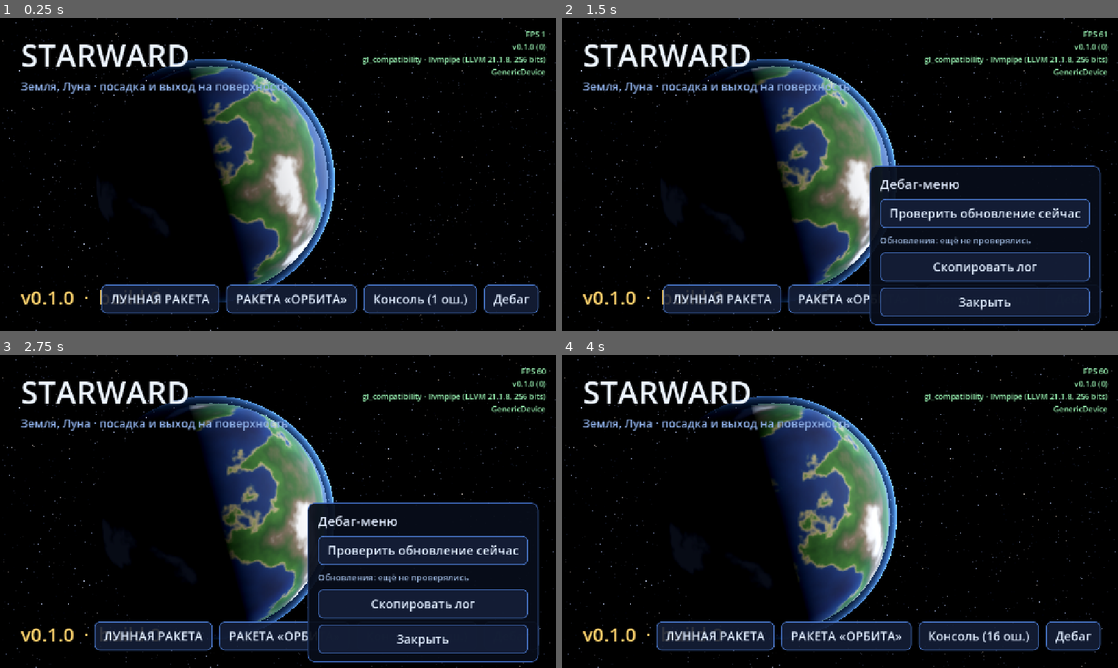
Above: before the commit, frames 1-4 (two rows, left to right).
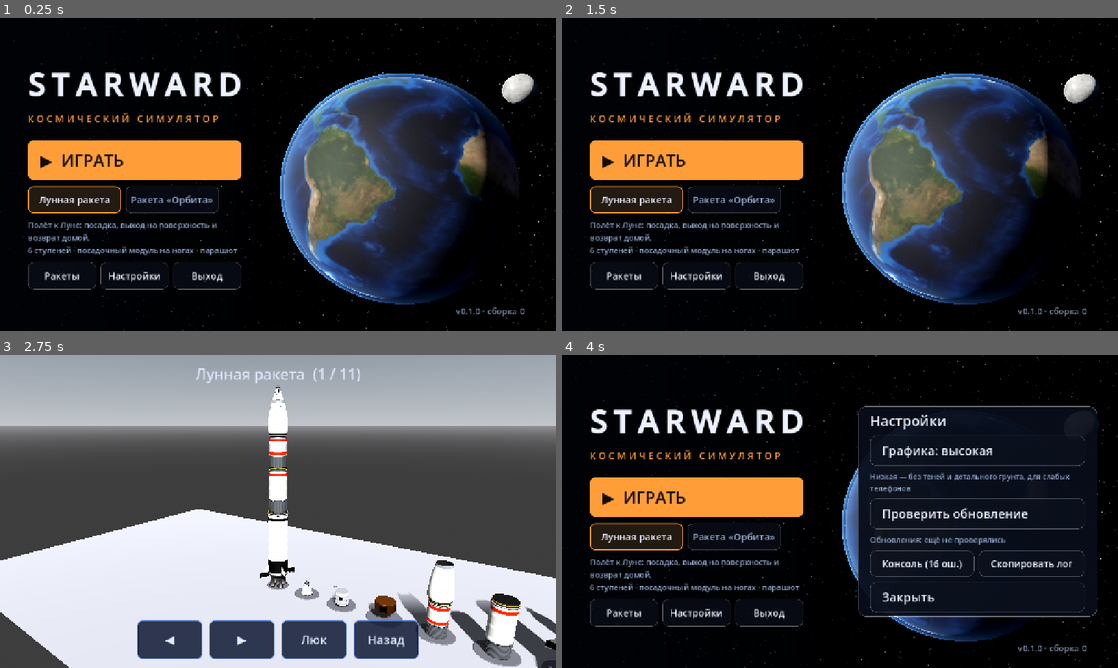
Above: after the commit, the same moments.

Repository: BuninSil/Starward
Game: Godot game, scene res://scenes/boot.tscn
Two runs of this game, one before a commit and one after it. Both use one fixed random seed, a clock stepped at 60 frames per second and the inputs below.
Inputs (mouse positions are in pixels of both pictures, inside the frame that each line leads up to):
- Up to frame 1 (0.25 s): no input
- Up to frame 2 (1.5 s): click (634, 199) at 0.5 s, where only the run after the commit has a clickable "Лунная ракета"; click (1073, 299) at 1.25 s, where only the run before the commit has a clickable "Дебаг"
- Up to frame 3 (2.75 s): click (61, 611) at 2 s, where only the run after the commit has a clickable "Ракеты"
- Up to frame 4 (4 s): click (945, 639) at 2.75 s, where only the run after the commit has a clickable "Назад"; click (695, 611) at 3.5 s, where only the run after the commit has a clickable "Настройки"

The runs differ from the first frame. In frame 1, 48% of the frame differs, in the area x 0-100%, y 0-100%; in frame 2, 48%; in frame 3, 99%; in frame 4, 53%.

Commit message:
Main menu redesign: real Earth and Moon backdrop, big Play button, rocket cards with descriptions, rockets/settings/quit row, settings panel (graphics, updates, console), update pill, quiet version
Co-Authored-By: Claude Opus 5.5 <noreply@anthropic.com>
Claude-Session: https://claude.ai/code/session_0113FrLWJiVSs1Ympzkh3Jgi

Diff:
--- a/scripts/flight/flight_hud.gd
+++ b/scripts/flight/flight_hud.gd
@@ -421,6 +421,7 @@
 	grid.add_child(gfx_btn)
 	grid.add_child(_button("Время ×1000", func() -> void: flight.set_warp(flight.WARPS.find(1000))))
 	grid.add_child(_button("Витрина деталей", func() -> void:
+		preload("res://scripts/flight/parts_showcase.gd").return_scene = "res://scenes/flight.tscn"
 		get_tree().change_scene_to_file("res://scenes/parts_showcase.tscn")))
 	grid.add_child(_button("Консоль", func() -> void: _console.visible = not _console.visible))
 	grid.add_child(_button("Скопировать лог", Log.copy_to_clipboard))
--- a/scripts/flight/parts_showcase.gd
+++ b/scripts/flight/parts_showcase.gd
@@ -16,6 +16,7 @@
 var _label: Label
 var _views: Array = []
 var _drag := false
+static var return_scene := "res://scenes/flight.tscn"   ## where «Назад» goes
 var _root_body: CelestialBody
 
 
@@ -145,7 +146,7 @@
 
 
 func _back() -> void:
-	get_tree().change_scene_to_file("res://scenes/flight.tscn")
+	get_tree().change_scene_to_file(return_scene)
 
 
 func _notification(what: int) -> void:
--- a/scripts/ui/boot.gd
+++ b/scripts/ui/boot.gd
@@ -1,28 +1,52 @@
 extends Node3D
-## Boot / title screen for stage 1: shows build version, a rotating placeholder
-## planet (proves the 3D renderer works on the device) and debug tools.
+## Title screen / main menu: the real Earth (NASA Blue Marble) with the Moon on
+## the right, the menu on the dark side on the left. Play, rocket choice,
+## rocket showcase, settings (graphics, updates, console, log), quit.
 
 const ConsoleScript := preload("res://scripts/ui/debug_console.gd")
 const UpdateDialogScript := preload("res://scripts/ui/update_dialog.gd")
+const ShowcaseScript := preload("res://scripts/flight/parts_showcase.gd")
+
+const ACCENT := Color(1.0, 0.62, 0.22)
+const TEXT := Color(0.93, 0.95, 1.0)
+const DIM := Color(0.58, 0.66, 0.8)
+
+## Menu cards for the prebuilt rockets.
+const ROCKETS := [
+	{"id": "moon", "name": "Лунная ракета", "info": "Полёт к Луне: посадка, выход на поверхность и возврат домой.\n6 ступеней · посадочный модуль на ногах · парашют"},
+	{"id": "orbit", "name": "Ракета «Орбита»", "info": "Лёгкая ракета для первых полётов: взлёт, орбита Земли, спуск на парашюте.\n3 ступени · капсула с парашютом"},
+]
 
 @onready var _planet: Node3D = $Planet
 @onready var _sun: DirectionalLight3D = $Sun
 @onready var _atmosphere: MeshInstance3D = $Atmosphere
+@onready var _camera: Camera3D = $Camera3D
 
 var _ui: Control
-var _overlay: Label
+var _moon: MeshInstance3D
 var _console: PanelContainer
-var _debug_menu: PanelContainer
+var _settings: Control
 var _console_button: Button
 var _update_dialog: UpdateDialogScript
 var _update_status: Label
-var _overlay_timer := 0.0
+var _gfx_button: Button
+var _rocket_cards: Array[Button] = []
+var _rocket_info: Label
+var _update_banner: Button
+var _t := 0.0
 
 
 func _notification(what: int) -> void:
-	# Android "back" on the title screen quits (quit_on_go_back is off globally).
+	# Android "back": close the open panel, quit from the menu itself.
 	if what == NOTIFICATION_WM_GO_BACK_REQUEST:
-		get_tree().quit()
+		if _console and _console.visible:
+			_console.hide()
+		elif _settings and _settings.visible:
+			_settings.hide()
+		elif _update_dialog and _update_dialog.visible:
+			_update_dialog.hide()
+		else:
+			get_tree().quit()
 
 
 func _ready() -> void:
@@ -33,30 +57,31 @@
 		RenderingServer.get_current_rendering_method(),
 		OS.get_model_name(),
 	])
-	var mat := (_atmosphere.mesh as SphereMesh).material as ShaderMaterial
-	mat.set_shader_parameter("sun_dir_world", _sun.global_transform.basis.z)
+	_setup_scene()
 	_build_ui()
 	Log.line_added.connect(func(_l: String, _lv: int) -> void: _update_console_button())
 	Updater.update_available.connect(func(info: Dictionary) -> void:
 		Updater.offered_tag = str(info.tag)
+		_show_update_banner(info)
 		_update_dialog.show_for(info))
 	Updater.check_finished.connect(func(_has: bool, msg: String) -> void: _update_status.text = msg)
 	Updater.check_on_startup()
 	# Back from a flight: the check already ran, show what it found.
 	var info: Dictionary = Updater.latest
 	if not info.is_empty() and int(info.version_code) > Updater.current_version_code() \
-			and str(info.apk_url) != "" and not Updater.is_downloading \
-			and Updater.offered_tag != str(info.tag):
-		Updater.offered_tag = str(info.tag)
-		_update_dialog.show_for(info)
+			and str(info.apk_url) != "":
+		_show_update_banner(info)
+		if Updater.offered_tag != str(info.tag) and not Updater.is_downloading:
+			Updater.offered_tag = str(info.tag)
+			_update_dialog.show_for(info)
 
 
 func _process(delta: float) -> void:
-	_planet.rotate_object_local(Vector3.UP, delta * 0.08)
-	_overlay_timer -= delta
-	if _overlay_timer <= 0.0:
-		_overlay_timer = 0.25
-		_update_overlay()
+	_t += delta
+	_planet.rotate_object_local(Vector3.UP, delta * 0.03)
+	_moon.rotate_object_local(Vector3.UP, delta * 0.02)
+	# Slow drift of the camera so the picture is alive.
+	_camera.position = Vector3(-1.05 + sin(_t * 0.07) * 0.04, 0.12 + sin(_t * 0.05) * 0.03, 3.3)
 
 
 func _version_name() -> String:
@@ -67,7 +92,91 @@
 	return int(ProjectSettings.get_setting("starward/build/version_code", 0))
 
 
-# --- UI -----------------------------------------------------------------------
+# --- 3D backdrop ----------------------------------------------------------------
+
+func _setup_scene() -> void:
+	var earth := StandardMaterial3D.new()
+	earth.albedo_texture = load("res://assets/planets/earth_color.jpg")
+	earth.normal_enabled = true
+	earth.normal_texture = load("res://assets/planets/earth_normal.png")
+	earth.normal_scale = 0.6
+	earth.roughness = 0.75
+	var surface := _planet.get_node("Surface") as MeshInstance3D
+	surface.material_override = earth
+	_planet.transform = Transform3D(Basis(Vector3(0, 0, 1), deg_to_rad(-23.4)), Vector3.ZERO)
+	_planet.rotate_object_local(Vector3.UP, deg_to_rad(200.0))
+
+	_moon = MeshInstance3D.new()
+	var mm := SphereMesh.new()
+	mm.radius = 0.27
+	mm.height = 0.54
+	mm.radial_segments = 64
+	mm.rings = 32
+	_moon.mesh = mm
+	var mmat := StandardMaterial3D.new()
+	mmat.albedo_texture = load("res://assets/planets/moon_color.jpg")
+	mmat.normal_enabled = true
+	mmat.normal_texture = load("res://assets/planets/moon_normal.png")
+	mmat.roughness = 1.0
+	_moon.material_override = mmat
+	_moon.position = Vector3(3.4, 1.7, -3.2)
+	add_child(_moon)
+
+	# Sun from the upper left front: day side towards the viewer, terminator on the right.
+	_sun.light_energy = 1.9
+	_sun.look_at_from_position(Vector3.ZERO, Vector3(1.0, -0.3, -0.35), Vector3.UP)
+	var am := _atmosphere.mesh as SphereMesh
+	am.radius = 1.03
+	am.height = 2.06
+	var atmo := (_atmosphere.mesh as SphereMesh).material as ShaderMaterial
+	atmo.set_shader_parameter("sun_dir_world", _sun.global_transform.basis.z)
+	_camera.fov = 48.0
+	# A hint of earthshine/starlight so the night side still reads as a disc.
+	var env := ($WorldEnvironment as WorldEnvironment).environment
+	env.ambient_light_color = Color(0.1, 0.12, 0.18)
+
+
+# --- UI -------------------------------------------------------------------------
+
+func _style(bg: Color, border: Color, border_w := 0, radius := 14) -> StyleBoxFlat:
+	var sb := StyleBoxFlat.new()
+	sb.bg_color = bg
+	sb.border_color = border
+	sb.set_border_width_all(border_w)
+	sb.set_corner_radius_all(radius)
+	sb.content_margin_left = 28
+	sb.content_margin_right = 28
+	sb.content_margin_top = 10
+	sb.content_margin_bottom = 10
+	return sb
+
+
+## Large left-aligned menu entry. `primary` = the orange «Играть».
+func _menu_button(text: String, cb: Callable, primary := false) -> Button:
+	var b := Button.new()
+	b.text = text
+	b.focus_mode = Control.FOCUS_NONE
+	b.alignment = HORIZONTAL_ALIGNMENT_LEFT
+	b.custom_minimum_size = Vector2(440, 92 if primary else 70)
+	b.add_theme_font_size_override("font_size", 38 if primary else 28)
+	if primary:
+		b.add_theme_stylebox_override("normal", _style(ACCENT, ACCENT.lightened(0.3), 0))
+		b.add_theme_stylebox_override("hover", _style(ACCENT.lightened(0.1), ACCENT.lightened(0.3), 0))
+		b.add_theme_stylebox_override("pressed", _style(ACCENT.darkened(0.2), ACCENT, 0))
+		for k in ["font_color", "font_hover_color", "font_pressed_color"]:
+			b.add_theme_color_override(k, Color(0.08, 0.05, 0.02))
+	else:
+		var n := _style(Color(0.05, 0.07, 0.12, 0.55), Color(1, 1, 1, 0.1), 1)
+		var p := _style(Color(0.12, 0.16, 0.26, 0.85), ACCENT, 2)
+		b.add_theme_stylebox_override("normal", n)
+		b.add_theme_stylebox_override("hover", n)
+		b.add_theme_stylebox_override("pressed", p)
+		b.add_theme_color_override("font_color", TEXT)
+		b.add_theme_color_override("font_hover_color", TEXT)
+		b.add_theme_color_override("font_pressed_color", ACCENT)
+	b.pressed.connect(cb)
+	return b
+
 
 func _build_ui() -> void:
 	var layer := CanvasLayer.new()
@@ -77,71 +186,141 @@
 	_ui.mouse_filter = Control.MOUSE_FILTER_IGNORE
 	layer.add_child(_ui)
 
-	# Title, top-left.
-	var title_box := VBoxContainer.new()
-	title_box.position = Vector2(48, 36)
-	_ui.add_child(title_box)
+	# Darkening gradient on the left so the menu reads over any backdrop.
+	var shade := TextureRect.new()
+	var g := Gradient.new()
+	g.set_color(0, Color(0, 0.01, 0.03, 0.85))
+	g.set_color(1, Color(0, 0.01, 0.03, 0.0))
+	var gt := GradientTexture2D.new()
+	gt.gradient = g
+	gt.width = 256
+	gt.height = 4
+	shade.texture = gt
+	shade.stretch_mode = TextureRect.STRETCH_SCALE
+	shade.expand_mode = TextureRect.EXPAND_IGNORE_SIZE
+	shade.anchor_bottom = 1.0
+	shade.anchor_right = 0.6
+	shade.mouse_filter = Control.MOUSE_FILTER_IGNORE
+	_ui.add_child(shade)
+
+	var col := VBoxContainer.new()
+	col.add_theme_constant_override("separation", 14)
+	col.anchor_bottom = 1.0
+	col.offset_left = 64
+	col.offset_top = 40
+	col.offset_bottom = -32
+	col.alignment = BoxContainer.ALIGNMENT_CENTER
+	_ui.add_child(col)
+
 	var title := Label.new()
 	title.text = str(ProjectSettings.get_setting("application/config/name")).to_upper()
+	var fv := FontVariation.new()
+	fv.base_font = ThemeDB.fallback_font
+	fv.spacing_glyph = 14
+	fv.variation_embolden = 0.6
+	title.add_theme_font_override("font", fv)
 	title.add_theme_font_size_override("font_size", 72)
-	title.add_theme_color_override("font_color", Color(0.93, 0.96, 1.0))
-	title.add_theme_constant_override("outline_size", 0)
-	title_box.add_child(title)
-	var subtitle := Label.new()
-	subtitle.text = "Земля, Луна · посадка и выход на поверхность"
-	subtitle.add_theme_font_size_override("font_size", 26)
-	subtitle.add_theme_color_override("font_color", Color(0.55, 0.68, 0.9))
-	title_box.add_child(subtitle)
-
-	# Version, bottom-left, large: the main thing to check after install.
+	title.add_theme_color_override("font_color", TEXT)
+	col.add_child(title)
+	var tag := Label.new()
+	tag.text = "КОСМИЧЕСКИЙ СИМУЛЯТОР"
+	var tv := FontVariation.new()
+	tv.base_font = ThemeDB.fallback_font
+	tv.spacing_glyph = 6
+	tag.add_theme_font_override("font", tv)
+	tag.add_theme_font_size_override("font_size", 22)
+	tag.add_theme_color_override("font_color", ACCENT)
+	col.add_child(tag)
+	var gap := Control.new()
+	gap.custom_minimum_size = Vector2(0, 6)
+	col.add_child(gap)
+
+	col.add_child(_menu_button("▶  ИГРАТЬ", _play, true))
+
+	# Rocket choice: two cards side by side, the selected one outlined.
+	var cards := HBoxContainer.new()
+	cards.add_theme_constant_override("separation", 10)
+	col.add_child(cards)
+	for r in ROCKETS:
+		var c := Button.new()
+		c.text = r.name
+		c.toggle_mode = true
+		c.focus_mode = Control.FOCUS_NONE
+		c.custom_minimum_size = Vector2(215, 62)
+		c.add_theme_font_size_override("font_size", 22)
+		var n := _style(Color(0.05, 0.07, 0.12, 0.55), Color(1, 1, 1, 0.1), 1, 12)
+		n.content_margin_left = 12
+		n.content_margin_right = 12
+		var sel := _style(Color(0.16, 0.12, 0.08, 0.85), ACCENT, 2, 12)
+		sel.content_margin_left = 12
+		sel.content_margin_right = 12
+		c.add_theme_stylebox_override("normal", n)
+		c.add_theme_stylebox_override("hover", n)
+		c.add_theme_stylebox_override("pressed", sel)
+		c.add_theme_stylebox_override("hover_pressed", sel)
+		c.add_theme_color_override("font_color", DIM)
+		c.add_theme_color_override("font_hover_color", DIM)
+		c.add_theme_color_override("font_pressed_color", TEXT)
+		c.add_theme_color_override("font_hover_pressed_color", TEXT)
+		var id: String = r.id
+		c.pressed.connect(func() -> void: _select_rocket(id))
+		cards.add_child(c)
+		_rocket_cards.append(c)
+	_rocket_info = Label.new()
+	_rocket_info.custom_minimum_size = Vector2(440, 0)
+	_rocket_info.autowrap_mode = TextServer.AUTOWRAP_WORD_SMART
+	_rocket_info.add_theme_font_size_override("font_size", 18)
+	_rocket_info.add_theme_color_override("font_color", DIM)
+	col.add_child(_rocket_info)
+	_select_rocket(Vessel.design)
+
+	# Secondary entries in one row.
+	var row := HBoxContainer.new()
+	row.add_theme_constant_override("separation", 10)
+	col.add_child(row)
+	for e in [["Ракеты", func() -> void:
+				ShowcaseScript.return_scene = "res://scenes/boot.tscn"
+				get_tree().change_scene_to_file("res://scenes/parts_showcase.tscn")],
+			["Настройки", func() -> void: _settings.visible = not _settings.visible],
+			["Выход", func() -> void: get_tree().quit()]]:
+		var b := _menu_button(e[0], e[1])
+		b.alignment = HORIZONTAL_ALIGNMENT_CENTER
+		b.custom_minimum_size = Vector2(140, 64)
+		b.size_flags_horizontal = Control.SIZE_EXPAND_FILL
+		b.add_theme_font_size_override("font_size", 22)
+		var st := b.get_theme_stylebox("normal") as StyleBoxFlat
+		st.content_margin_left = 8
+		st.content_margin_right = 8
+		row.add_child(b)
+
+	# Version, bottom-right, quiet.
 	var version := Label.new()
-	version.text = "v%s  ·  build %d" % [_version_name(), _version_code()]
-	version.add_theme_font_size_override("font_size", 44)
-	version.add_theme_color_override("font_color", Color(1.0, 0.83, 0.43))
-	version.set_anchors_and_offsets_preset(Control.PRESET_BOTTOM_LEFT, Control.PRESET_MODE_MINSIZE, 48)
+	version.text = "v%s · сборка %d" % [_version_name(), _version_code()]
+	version.add_theme_font_size_override("font_size", 20)
+	version.add_theme_color_override("font_color", Color(0.6, 0.66, 0.78, 0.8))
+	version.set_anchors_and_offsets_preset(Control.PRESET_BOTTOM_RIGHT, Control.PRESET_MODE_MINSIZE, 24)
+	version.grow_horizontal = Control.GROW_DIRECTION_BEGIN
 	version.grow_vertical = Control.GROW_DIRECTION_BEGIN
 	_ui.add_child(version)
 
-	# Debug overlay, top-right.
-	_overlay = Label.new()
-	_overlay.horizontal_alignment = HORIZONTAL_ALIGNMENT_RIGHT
-	_overlay.add_theme_font_size_override("font_size", 18)
-	_overlay.add_theme_color_override("font_color", Color(0.6, 0.95, 0.7))
-	_overlay.set_anchors_and_offsets_preset(Control.PRESET_TOP_RIGHT, Control.PRESET_MODE_MINSIZE, 24)
-	_overlay.grow_horizontal = Control.GROW_DIRECTION_BEGIN
-	_ui.add_child(_overlay)
-
-	# Buttons, bottom-right.
-	var buttons := HBoxContainer.new()
-	buttons.add_theme_constant_override("separation", 16)
-	buttons.set_anchors_and_offsets_preset(Control.PRESET_BOTTOM_RIGHT, Control.PRESET_MODE_MINSIZE, 40)
-	buttons.grow_horizontal = Control.GROW_DIRECTION_BEGIN
-	buttons.grow_vertical = Control.GROW_DIRECTION_BEGIN
-	_ui.add_child(buttons)
-
-	# One launch button per prebuilt rocket.
-	for id in ["moon", "orbit"]:
-		var fly := Button.new()
-		fly.text = Vessel.DESIGNS[id].to_upper()
-		fly.custom_minimum_size = Vector2(220, 0)
-		fly.pressed.connect(func() -> void:
-			Vessel.design = id
-			get_tree().change_scene_to_file("res://scenes/flight.tscn"))
-		buttons.add_child(fly)
-
-	_console_button = Button.new()
-	_console_button.pressed.connect(func() -> void: _console.visible = not _console.visible)
-	buttons.add_child(_console_button)
-	_update_console_button()
-
-	var debug_button := Button.new()
-	debug_button.text = "Дебаг"
-	debug_button.pressed.connect(func() -> void: _debug_menu.visible = not _debug_menu.visible)
-	buttons.add_child(debug_button)
-
-	_debug_menu = _build_debug_menu()
-	_debug_menu.hide()
-	_ui.add_child(_debug_menu)
+	# "Update available" pill, top-right (hidden until a newer release is known).
+	_update_banner = Button.new()
+	_update_banner.focus_mode = Control.FOCUS_NONE
+	_update_banner.add_theme_font_size_override("font_size", 22)
+	_update_banner.add_theme_stylebox_override("normal", _style(Color(0.1, 0.35, 0.2, 0.9), Color(0.5, 1, 0.6), 2, 30))
+	_update_banner.add_theme_stylebox_override("hover", _style(Color(0.1, 0.35, 0.2, 0.9), Color(0.5, 1, 0.6), 2, 30))
+	_update_banner.add_theme_stylebox_override("pressed", _style(Color(0.15, 0.45, 0.25, 0.95), Color(0.5, 1, 0.6), 2, 30))
+	_update_banner.set_anchors_and_offsets_preset(Control.PRESET_TOP_RIGHT, Control.PRESET_MODE_MINSIZE, 24)
+	_update_banner.grow_horizontal = Control.GROW_DIRECTION_BEGIN
+	_update_banner.hide()
+	_update_banner.pressed.connect(func() -> void:
+		if not Updater.latest.is_empty():
+			_update_dialog.show_for(Updater.latest))
+	_ui.add_child(_update_banner)
+
+	_settings = _build_settings()
+	_settings.hide()
+	_ui.add_child(_settings)
 
 	_update_dialog = UpdateDialogScript.new()
 	_ui.add_child(_update_dialog)
@@ -151,41 +330,77 @@
 	_ui.add_child(_console)
 
 
-func _build_debug_menu() -> PanelContainer:
+func _select_rocket(id: String) -> void:
+	Vessel.design = id
+	for i in ROCKETS.size():
+		_rocket_cards[i].set_pressed_no_signal(ROCKETS[i].id == id)
+		if ROCKETS[i].id == id:
+			_rocket_info.text = ROCKETS[i].info
+
+
+func _play() -> void:
+	get_tree().change_scene_to_file("res://scenes/flight.tscn")
+
+
+func _show_update_banner(info: Dictionary) -> void:
+	_update_banner.text = "⬇  Доступно обновление %s" % info.get("tag", "")
+	_update_banner.show()
+
+
+func _build_settings() -> Control:
 	var panel := PanelContainer.new()
-	panel.set_anchors_and_offsets_preset(Control.PRESET_CENTER_RIGHT, Control.PRESET_MODE_MINSIZE, 40)
+	panel.add_theme_stylebox_override("panel", _style(Color(0.03, 0.05, 0.1, 0.94), Color(1, 1, 1, 0.12), 1, 18))
+	panel.set_anchors_and_offsets_preset(Control.PRESET_CENTER_RIGHT, Control.PRESET_MODE_MINSIZE, 48)
 	panel.grow_horizontal = Control.GROW_DIRECTION_BEGIN
+	panel.grow_vertical = Control.GROW_DIRECTION_BOTH
 	var box := VBoxContainer.new()
-	box.add_theme_constant_override("separation", 14)
+	box.add_theme_constant_override("separation", 12)
 	panel.add_child(box)
 
-	var header := Label.new()
-	header.text = "Дебаг-меню"
-	header.add_theme_font_size_override("font_size", 30)
-	box.add_child(header)
-
-	var check := Button.new()
-	check.text = "Проверить обновление сейчас"
-	check.pressed.connect(func() -> void:
+	var head := Label.new()
+	head.text = "Настройки"
+	head.add_theme_font_size_override("font_size", 32)
+	head.add_theme_color_override("font_color", TEXT)
+	box.add_child(head)
+
+	_gfx_button = _menu_button("", func() -> void:
+		Graphics.set_quality(Graphics.LOW if Graphics.quality == Graphics.HIGH else Graphics.HIGH)
+		_gfx_button.text = "Графика: " + Graphics.label())
+	_gfx_button.text = "Графика: " + Graphics.label()
+	box.add_child(_gfx_button)
+	var gfx_hint := Label.new()
+	gfx_hint.text = "Низкая — без теней и детального грунта, для слабых телефонов"
+	gfx_hint.custom_minimum_size = Vector2(440, 0)
+	gfx_hint.autowrap_mode = TextServer.AUTOWRAP_WORD_SMART
+	gfx_hint.add_theme_font_size_override("font_size", 17)
+	gfx_hint.add_theme_color_override("font_color", DIM)
+	box.add_child(gfx_hint)
+
+	box.add_child(_menu_button("Проверить обновление", func() -> void:
 		_update_status.text = "Проверяю…"
-		Updater.check_now())
-	box.add_child(check)
-
+		Updater.check_now()))
 	_update_status = Label.new()
 	_update_status.text = "Обновления: ещё не проверялись"
-	_update_status.add_theme_font_size_override("font_size", 20)
-	_update_status.add_theme_color_override("font_color", Color(0.6, 0.7, 0.85))
+	_update_status.custom_minimum_size = Vector2(440, 0)
+	_update_status.autowrap_mode = TextServer.AUTOWRAP_WORD_SMART
+	_update_status.add_theme_font_size_override("font_size", 18)
+	_update_status.add_theme_color_override("font_color", DIM)
 	box.add_child(_update_status)
 
-	var copy := Button.new()
-	copy.text = "Скопировать лог"
-	copy.pressed.connect(Log.copy_to_clipboard)
-	box.add_child(copy)
-
-	var close := Button.new()
-	close.text = "Закрыть"
-	close.pressed.connect(panel.hide)
-	box.add_child(close)
+	var dev := HBoxContainer.new()
+	dev.add_theme_constant_override("separation", 10)
+	box.add_child(dev)
+	_console_button = _menu_button("Консоль", func() -> void: _console.visible = not _console.visible)
+	_console_button.custom_minimum_size = Vector2(215, 60)
+	_console_button.add_theme_font_size_override("font_size", 22)
+	dev.add_child(_console_button)
+	var copy := _menu_button("Скопировать лог", Log.copy_to_clipboard)
+	copy.custom_minimum_size = Vector2(215, 60)
+	copy.add_theme_font_size_override("font_size", 22)
+	dev.add_child(copy)
+	_update_console_button()
+
+	box.add_child(_menu_button("Закрыть", panel.hide))
 	return panel
 
 
@@ -194,13 +409,3 @@
 		return
 	var errors := Log.error_count()
 	_console_button.text = "Консоль" if errors == 0 else "Консоль (%d ош.)" % errors
-
-
-func _update_overlay() -> void:
-	_overlay.text = "FPS %d\nv%s (%d)\n%s · %s\n%s" % [
-		Engine.get_frames_per_second(),
-		_version_name(), _version_code(),
-		RenderingServer.get_current_rendering_method(),
-		RenderingServer.get_video_adapter_name(),
-		OS.get_model_name(),
-	]
